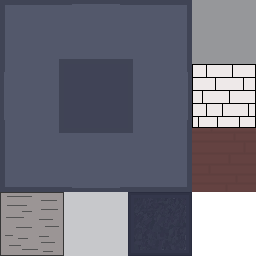
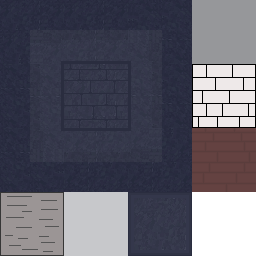
Layered file, before and after one edit (256 × 256). Changes by layer:
added group "yes" with 10 layers above "OLD" over <box>0,0,256,192</box>
added layer "Flooring" in group "yes" over <box>192,128,256,192</box>
added layer "top left corner" in group "yes" over <box>0,0,64,64</box>
added layer "bottom left corner" (2nd of 2, in "yes") in group "yes" over <box>0,128,64,192</box>
added layer "bottom right corner" in group "yes" over <box>128,128,192,192</box>
added layer "top right corner" in group "yes" over <box>128,0,192,64</box>
added layer "Left ceiling" in group "yes" over <box>0,64,64,128</box>
added layer "Bottom ceiling" in group "yes" over <box>64,128,128,192</box>
added layer "right ceiling" in group "yes" over <box>128,64,192,128</box>
added layer "top ceiling" in group "yes" over <box>64,0,128,64</box>
added layer "wall" in group "yes" over <box>64,64,128,128</box>
